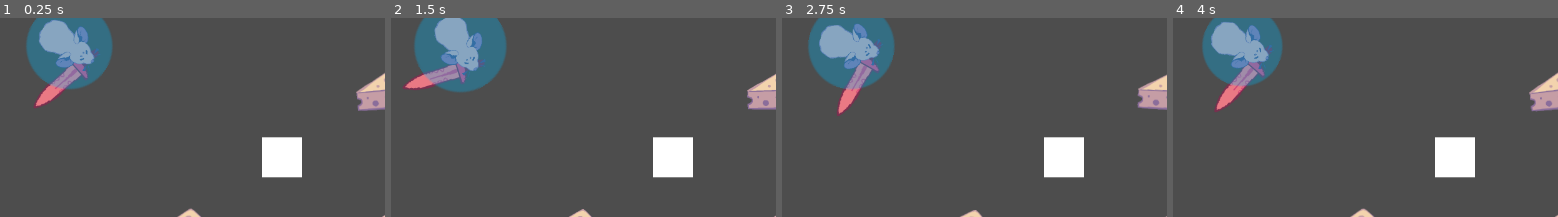
Above: before the commit, frames 1-4 (left to right).
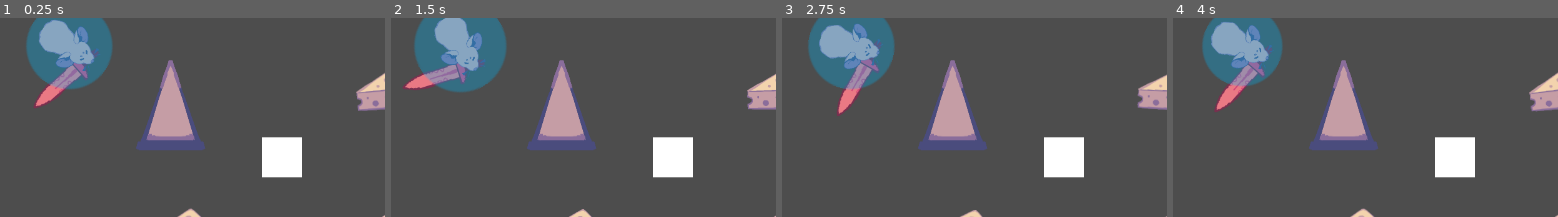
Above: after the commit, the same moments.

Repository: antimundo/rat-and-furrius
Game: Godot game, scene res://scenes/gameplay/levels/prototype_2.tscn
The game is run twice, just before and just after one commit, with the same random seed, the same clock (stepped at 60 frames per second) and the same inputs. This scene is started directly instead of the project's main scene. Sound files missing from this copy of the repository are replaced by a short silence.
Inputs (mouse positions are % of the whole screen's width and height, from its top left):
- Up to frame 1 (0.25 s): no input
- Up to frame 2 (1.5 s): move the mouse to (71, 51) at 0.52 s; move the mouse to (27, 62) at 1.27 s
- Up to frame 3 (2.75 s): move the mouse to (58, 32) at 2.02 s
- Up to frame 4 (4 s): move the mouse to (43, 79) at 2.77 s; move the mouse to (79, 73) at 3.52 s
The pictures show only the part of the screen within x 0-50%, y 0-50%; the shares and areas given below are measured in that part.

The runs differ from the first frame. In frame 1, 4.1% of the frame differs, in the area x 35-54%, y 21-67%; in frame 2, 4.1%; in frame 3, 4.1%; in frame 4, 4.1%.

Commit message:
Make spike reset level

Diff:
--- a/scenes/gameplay/levels/prototype_2.tscn
+++ b/scenes/gameplay/levels/prototype_2.tscn
@@ -1,11 +1,12 @@
-[gd_scene load_steps=8 format=3 uid="uid://cbnmdx7bwqyda"]
+[gd_scene load_steps=9 format=3 uid="uid://cbnmdx7bwqyda"]
 
 [ext_resource type="Script" path="res://scenes/gameplay/level_manager.gd" id="1_f14uh"]
 [ext_resource type="PackedScene" uid="uid://bijr1niobi180" path="res://scenes/gameplay/player/player.tscn" id="1_iotvb"]
 [ext_resource type="Texture2D" uid="uid://dkcvyxgemb5eo" path="res://assets/sprites/square.svg" id="2_vi2r5"]
 [ext_resource type="PackedScene" uid="uid://xebbo3bo5tth" path="res://scenes/gameplay/props/goal.tscn" id="3_q7e1g"]
 [ext_resource type="PackedScene" uid="uid://bxanlhtgoexvp" path="res://scenes/gameplay/props/time_cheese.tscn" id="5_ioew0"]
-[ext_resource type="PackedScene" path="res://scenes/gameplay/props/destroyable_box.tscn" id="6_6i2mr"]
+[ext_resource type="PackedScene" uid="uid://bpdqagyo7yown" path="res://scenes/gameplay/props/destroyable_box.tscn" id="6_6i2mr"]
+[ext_resource type="PackedScene" uid="uid://dy455syli031w" path="res://scenes/gameplay/props/spike.tscn" id="7_hvso7"]
 
 [sub_resource type="RectangleShape2D" id="RectangleShape2D_asw6l"]
 size = Vector2(64, 64)
@@ -77,4 +78,7 @@
 [node name="DestroyableBox" parent="." instance=ExtResource("6_6i2mr")]
 position = Vector2(175, 489)
 
+[node name="PatrolCat" parent="." instance=ExtResource("7_hvso7")]
+position = Vector2(322, 124)
+
 [connection signal="player_entered_goal" from="Level/Goal" to="." method="_on_player_entered_goal"]
--- /dev/null
+++ b/scenes/gameplay/props/spike.gd
@@ -0,0 +1,10 @@
+extends Area2D
+
+signal player_caught
+
+func connect_player_caught(level_manager) -> void:
+	player_caught.connect(level_manager._on_player_caught)
+
+func _on_body_entered(body: Node2D) -> void:
+	if body.is_in_group("player"):
+		player_caught.emit()
--- a/scenes/gameplay/props/spike.tscn
+++ b/scenes/gameplay/props/spike.tscn
@@ -1,16 +1,20 @@
-[gd_scene load_steps=3 format=3 uid="uid://bwa6qbxkiffs0"]
+[gd_scene load_steps=4 format=3 uid="uid://dy455syli031w"]
 
-[ext_resource type="Texture2D" uid="uid://ccow7ru30eflo" path="res://assets/sprites/Spikes.png" id="1_g6lyt"]
+[ext_resource type="Texture2D" uid="uid://cwii6qut11khp" path="res://assets/sprites/Spikes.png" id="1_g6lyt"]
+[ext_resource type="Script" path="res://scenes/gameplay/props/spike.gd" id="2_b8n07"]
 
 [sub_resource type="CapsuleShape2D" id="CapsuleShape2D_qusf3"]
 radius = 22.0
 height = 90.0
 
-[node name="PatrolCat" type="Sprite2D"]
+[node name="Spike" type="Sprite2D"]
 texture = ExtResource("1_g6lyt")
 
 [node name="Area2D" type="Area2D" parent="."]
+script = ExtResource("2_b8n07")
 
 [node name="CollisionShape2D" type="CollisionShape2D" parent="Area2D"]
 position = Vector2(0, 34)
 shape = SubResource("CapsuleShape2D_qusf3")
+
+[connection signal="body_entered" from="Area2D" to="Area2D" method="_on_body_entered"]
--- a/scenes/main_menu/main_menu.tscn
+++ b/scenes/main_menu/main_menu.tscn
@@ -59,7 +59,7 @@
 layout_mode = 2
 text = "Prototipo 2"
 script = ExtResource("3_jqpdx")
-scene = Array[PackedScene]([ExtResource("7_b72do")])
+scene = Array[PackedScene]([ExtResource("5_xged8")])
 
 [connection signal="load_level" from="VBoxContainer/PlayGameButton" to="." method="_on_load_level"]
 [connection signal="pressed" from="VBoxContainer/PlayGameButton" to="VBoxContainer/PlayGameButton" method="_on_pressed"]
